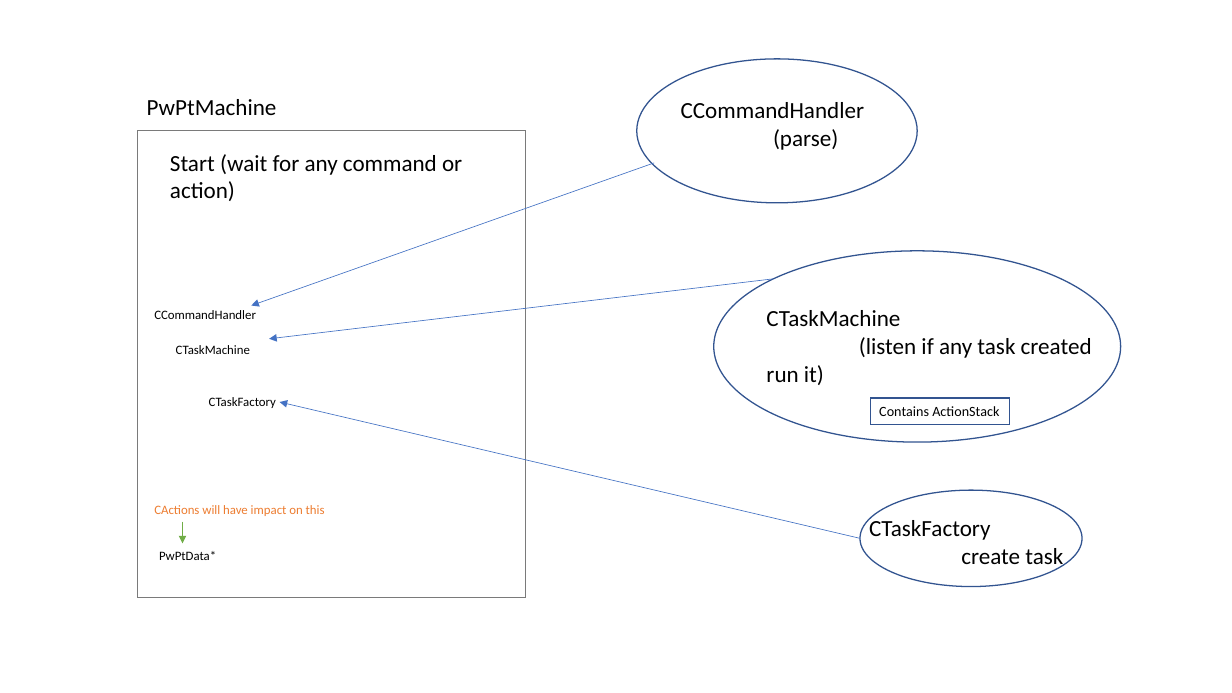
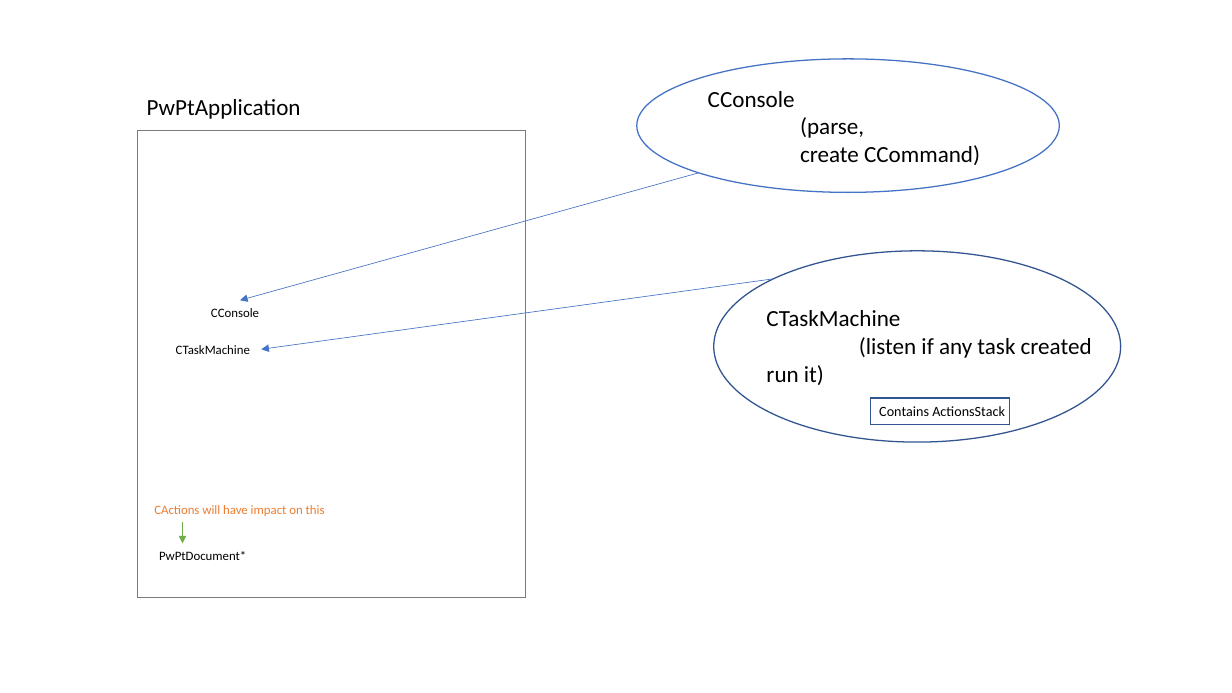
Before and after one commit to VardanyanAlex/PowerPoint, a slide deck: slide 3 of Powerpoint.pptx. Drawn at 1232x693 pixels with LibreOffice and Linux fonts; fonts in the diff are those of the drawing. Boxes give left, top, right and bottom in pixels: in the first picture for what was removed or moved away, otherwise in the second. Text is boxed around its words. In the diff, an @@ line names an element or a change of style, - is before the commit and + after.

```diff
--- a/Powerpoint.pptx
+++ b/Powerpoint.pptx
@@ ellipse "CConsole": place and size @@
-ellipse "CConsole" at <box>637,59,918,203</box>
+ellipse "CConsole" at <box>637,59,1059,192</box>
@@ ellipse "CConsole" at <box>637,59,1059,192</box>: fill none to #FFFFFF; outline #325491 1 pt to #4472C4 1 pt @@
@@ text at <box>147,99,301,119</box>: text changed @@
-PwPtMachine
+PwPtApplication
@@ text removed at <box>681,102,864,150</box> @@
-CCommandHandler
-(parse)
@@ text in ellipse at <box>708,91,980,165</box>: text added @@
+CConsole
+(parse,
+create CCommand)
@@ text removed at <box>170,154,462,201</box> @@
-Start (wait for any command or action)
@@ arrow moved from (654, 163) - (251, 306) to (699, 173) - (240, 300) @@
@@ arrow moved from (774, 279) - (269, 339) to (774, 279) - (262, 349) @@
@@ text at <box>211,308,259,317</box>: text changed @@
-CCommandHandler
+CConsole
@@ text removed at <box>209,397,276,408</box> @@
-CTaskFactory
@@ arrow removed from (860, 539) to (280, 402) @@
@@ text at <box>879,406,1005,416</box>: text changed @@
-Contains ActionStack
+Contains ActionsStack
@@ ellipse removed at <box>860,490,1082,586</box> @@
@@ text removed at <box>869,517,1063,570</box> @@
-CTaskFactory
-create task
@@ text at <box>159,551,246,560</box>: text changed @@
-PwPtData*
+PwPtDocument*
```
Also in this commit, not shown: 2 other slides changed, 1 slide added, 1 slide removed.
